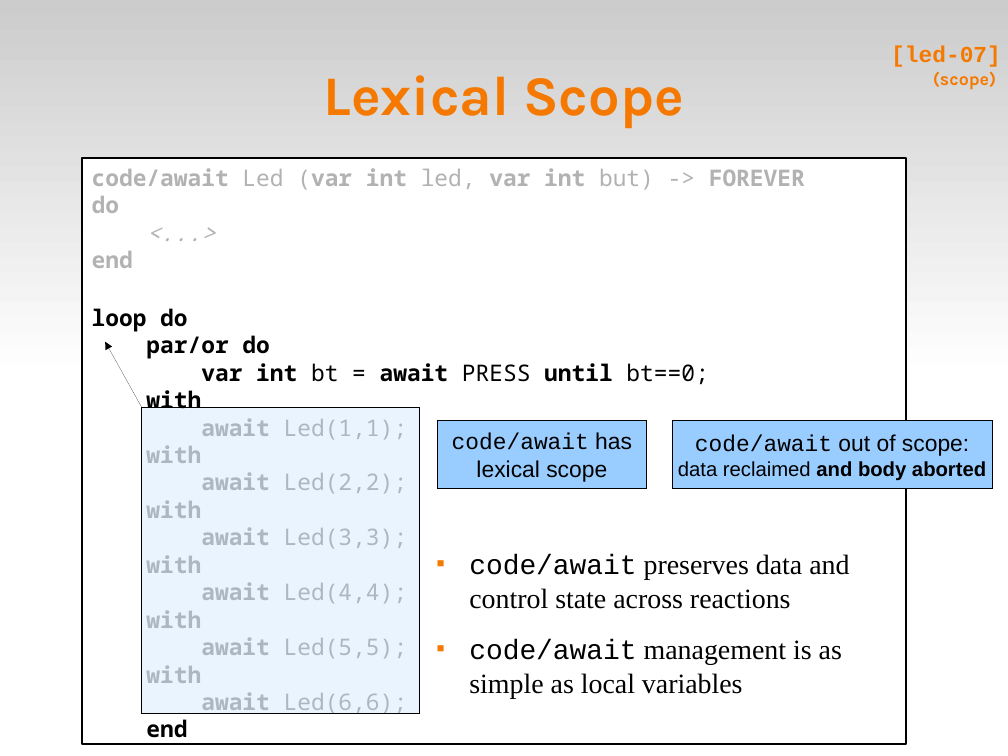
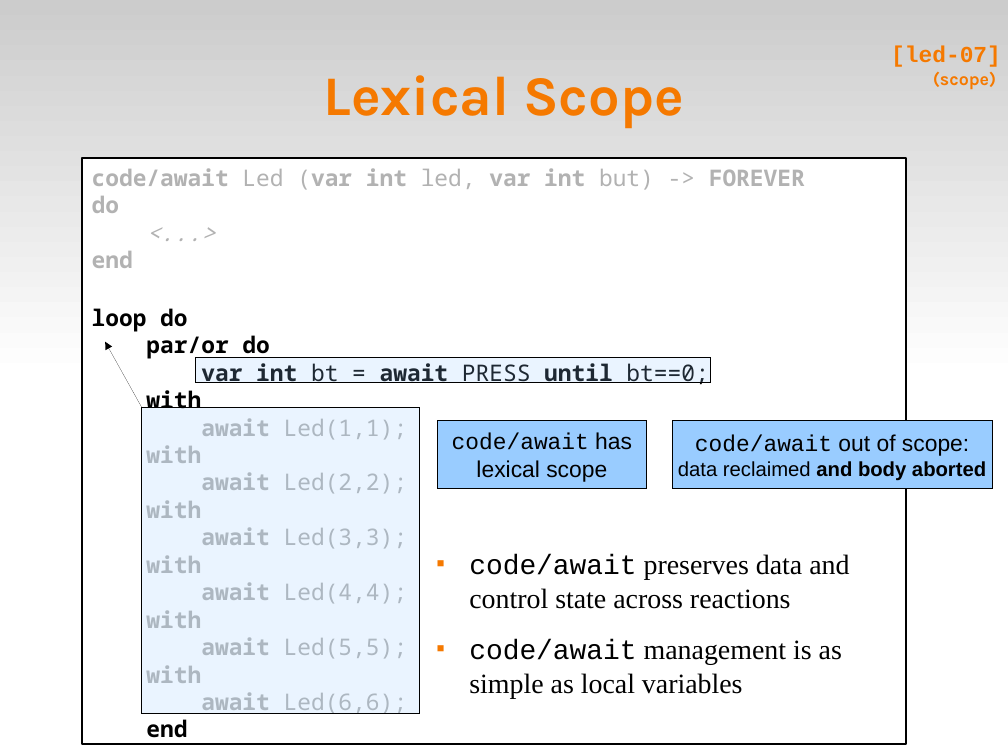
Before and after one commit to fsantanna-no/ceu-docs, a slide deck: slide 12 of ceu_edl.odp. Drawn at 1008x756 pixels with LibreOffice and Linux fonts; fonts in the diff are those of the drawing. Boxes give left, top, right and bottom in pixels: in the first picture for what was removed or moved away, otherwise in the second. Text is boxed around its words. In the diff, an @@ line names an element or a change of style, - is before the commit and + after.

```diff
--- a/ceu_edl.odp
+++ b/ceu_edl.odp
@@ rectangle added at (196,358,711,383), fill #99CCFF at 20% opacity, outline #000000 0 pt @@
```
Also in this commit, not shown: 4 other slides changed, 1 slide added.
